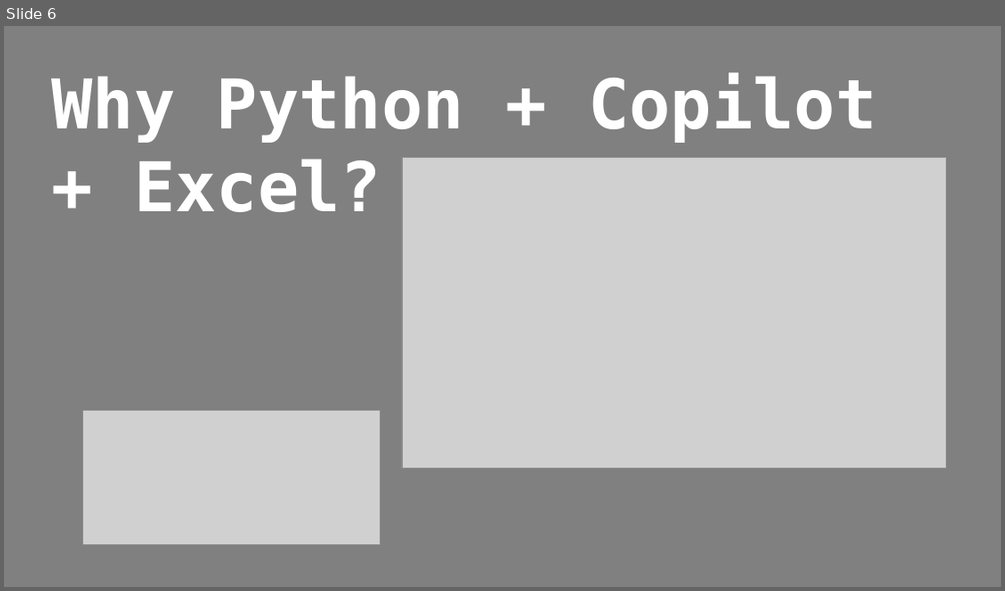
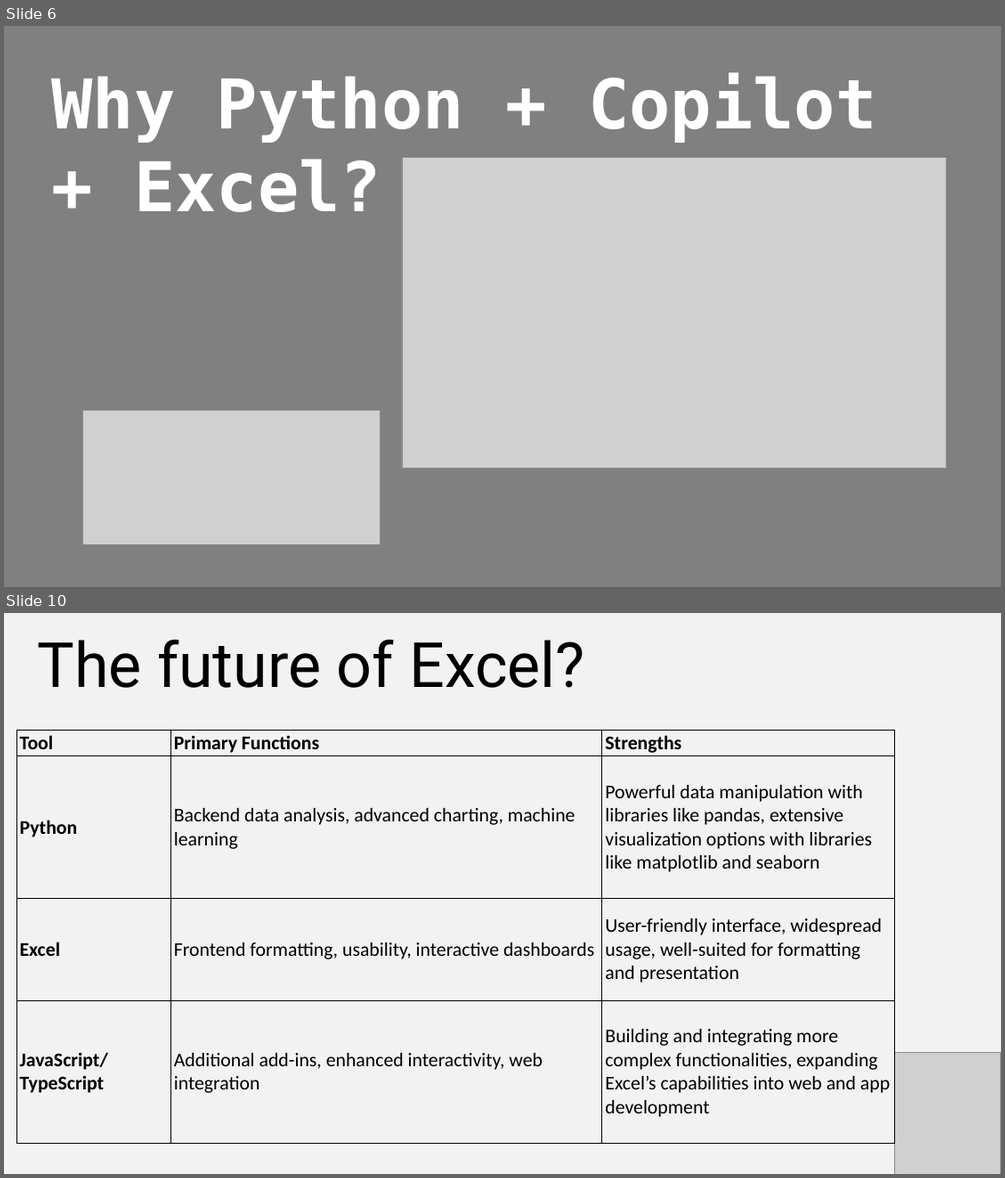
Before and after one commit to stringfestdata/xlgs-python-excel-copilot, a slide deck: xlgs-python-excel-copilot-slides.pptx. Shown one above the other, each under a label of ours: slide 6 before the commit, slides 6 and 10 after it; the slides between them are not shown. The pictures are 1005x591 and 1005x1178 pixels, drawn with LibreOffice and Linux fonts; fonts in the diff are those of the drawing; grey boxes stand for pictures. Boxes give left, top, right and bottom in pixels: in the first picture for what was removed or moved away, otherwise in the second. Text is boxed around its words. In the diff, an @@ line names an element or a change of style, - is before the commit and + after.

```diff
--- a/xlgs-python-excel-copilot-slides.pptx
+++ b/xlgs-python-excel-copilot-slides.pptx
@@ slide 10 added at [4,613,1001,1174], background #F2F2F2 @@
@@ text added at [37,639,585,688], 90 pt, text #000000 @@
+The future of Excel?
@@ table added at [16,730,894,1143], 4 rows, 3 columns @@
+Tool | Primary Functions | Strengths
+Python | Backend data analysis, advanced charting, machine learning | Powerful data manipulation with libraries like pandas, extensive visualization options with libraries like matplotlib and seaborn
+Excel | Frontend formatting, usability, interactive dashboards | User-friendly interface, widespread usage, well-suited for formatting and presentation
+JavaScript/TypeScript | Additional add-ins, enhanced interactivity, web integration | Building and integrating more complex functionalities, expanding Excel’s capabilities into web and app development
@@ picture added at [895,1052,1000,1174] @@
```
Also in this commit, not shown: 3 other slides added, 26 slides removed, 16 other files.
